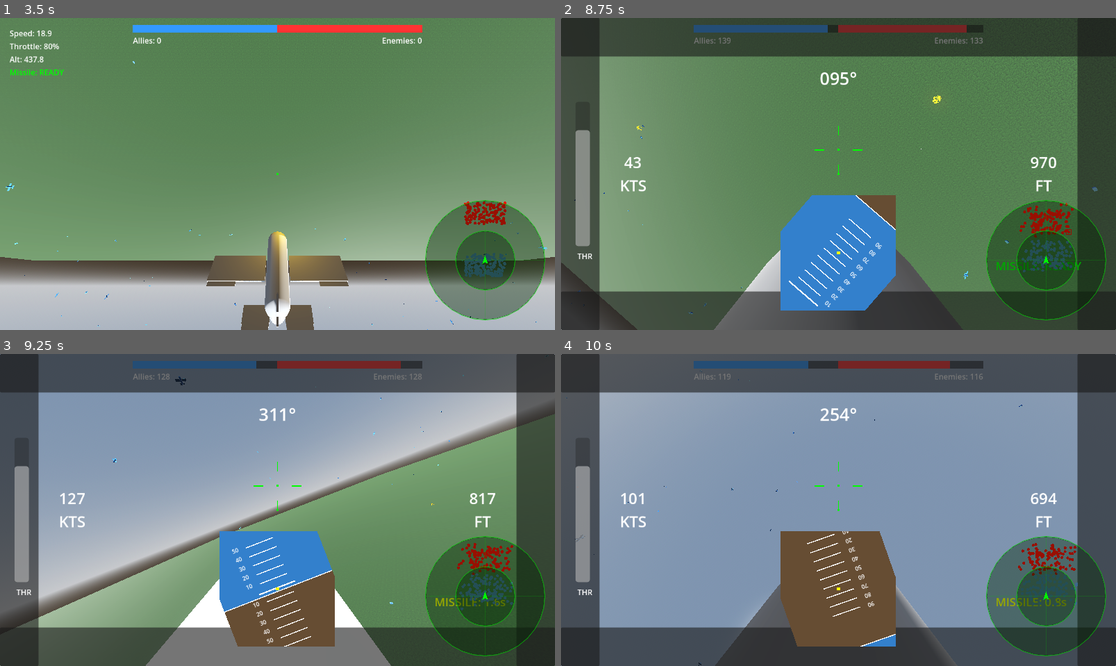
Above: before the commit, frames 1-4 (two rows, left to right).
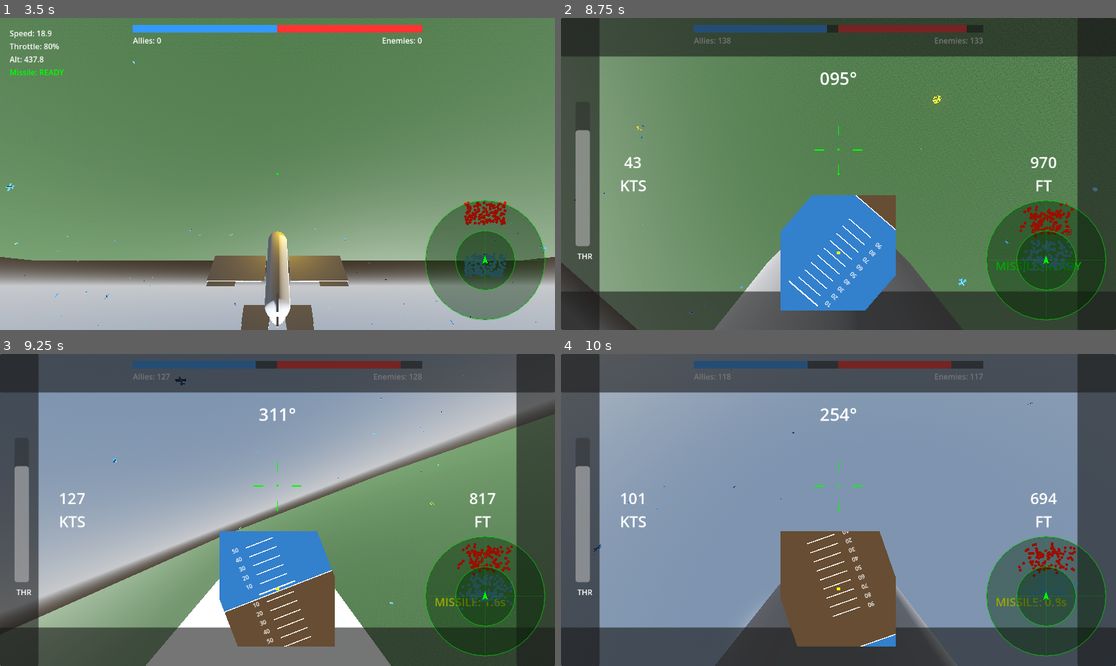
Above: after the commit, the same moments.

Repository: HDargo/flightDemo
Game: Godot game, scene res://Scenes/Levels/MainLevel.tscn
Two runs of this game, one before a commit and one after it. Both use one fixed random seed, a clock stepped at 60 frames per second and the inputs below.
Inputs (mouse positions are in pixels of both pictures, inside the frame that each line leads up to):
- Up to frame 1 (3.5 s): click "DEPLOY TO BATTLE" at 0.5 s; tap Enter at 1.25 s; move the mouse to (305, 174) at 1.27 s; hold Space (flight_fire_gun) 1.28-2.03 s; hold W (flight_pitch_up) from 1.28 s (still down); click (305, 174) at 1.42 s; move the mouse to (249, 174) at 2.02 s; tap F (flight_fire_missile) at 2.1 s; move the mouse to (288, 167) at 2.77 s; hold X from 2.78 s (still down)
- Up to frame 2 (8.75 s): move the mouse to (832, 180) at 3.52 s; release X at 3.53 s; tap one key every 0.75 s from 3.6 s: V T Y R 1 2 Space (flight_fire_gun); click (832, 180) at 3.67 s; move the mouse to (877, 177) at 4.27 s; move the mouse to (794, 170) at 5.02 s; move the mouse to (844, 174) at 5.77 s; click (844, 174) at 5.92 s; move the mouse to (816, 167) at 6.52 s; release W (flight_pitch_up) at 6.53 s; hold D (flight_roll_right) 6.53-7.28 s; move the mouse to (866, 174) at 7.27 s; hold W (flight_pitch_up) from 7.28 s (still down); move the mouse to (810, 174) at 8.02 s; click (810, 174) at 8.17 s
- Up to frame 3 (9.25 s): keep holding W (flight_pitch_up); move the mouse to (288, 503) at 8.77 s; hold F (flight_fire_missile) from 8.78 s (still down)
- Up to frame 4 (10 s): move the mouse to (832, 516) at 9.52 s; release W (flight_pitch_up) at 9.53 s; release F (flight_fire_missile) at 9.53 s; hold A (flight_roll_left) from 9.53 s (still down); tap X at 9.6 s

Frame 1 is identical in both runs. In frame 2, less than 0.1% of the frame differs, in the area x 3-97%, y 2-88%; in frame 3, less than 0.1%; in frame 4, 0.2%, in the area x 2-94%, y 2-100%.

Commit message:
문서 및 리소스 파일 삭제: 모듈화 통합 보고서, 비행 전투 게임 개발 지시사항, README.md 파일 제거 및 항공기 리소스 수정

Diff:
--- a/Resources/Aircraft/AHeavy.tres
+++ b/Resources/Aircraft/AHeavy.tres
@@ -9,7 +9,7 @@
 visual_scene = ExtResource("1_visual")
 base_color = Color(0.2, 0.3, 0.2, 1)
 max_speed = 45.0
-acceleration = 60.0
+acceleration = 80.0
 turn_speed = 1.5
 pitch_speed = 1.5
 roll_speed = 2.0
--- a/Resources/Aircraft/Titan.tres
+++ b/Resources/Aircraft/Titan.tres
@@ -9,7 +9,7 @@
 visual_scene = ExtResource("1_visual")
 base_color = Color(0.2, 0.2, 0.3, 1)
 max_speed = 40.0
-acceleration = 50.0
+acceleration = 70.0
 turn_speed = 1.2
 pitch_speed = 1.0
 roll_speed = 1.5
--- a/Scenes/Effects/EngineExhaust.tscn
+++ b/Scenes/Effects/EngineExhaust.tscn
@@ -33,14 +33,15 @@
 material = SubResource("StandardMaterial3D_fire")
 size = Vector2(0.4, 0.4)
 
-[node name="EngineExhaust" type="GPUParticles3D"]
+[node name="EngineExhaust" type="GPUParticles3D" unique_id=1371744033]
 amount = 40
 lifetime = 0.15
 local_coords = true
 process_material = SubResource("ParticleProcessMaterial_fire")
 draw_pass_1 = SubResource("QuadMesh_fire")
 
-[node name="OmniLight3D" type="OmniLight3D" parent="."]
+[node name="OmniLight3D" type="OmniLight3D" parent="." unique_id=1304022731]
+unique_name_in_owner = true
 light_color = Color(0.3, 0.6, 1, 1)
 light_energy = 2.0
 omni_range = 3.0
--- a/Scenes/Entities/Visuals/AttackerVisual.tscn
+++ b/Scenes/Entities/Visuals/AttackerVisual.tscn
@@ -1,15 +1,13 @@
-[gd_scene load_steps=8 format=3 uid="uid://attacker_visual"]
+[gd_scene format=3 uid="uid://7ve002020rsh"]
 
-[ext_resource type="Script" path="res://Scripts/Flight/AircraftVisual.gd" id="1_visual"]
+[sub_resource type="BoxMesh" id="BoxMesh_fuselage"]
+size = Vector3(0.8, 0.8, 4.5)
 
 [sub_resource type="StandardMaterial3D" id="StandardMaterial3D_green"]
 albedo_color = Color(0.2, 0.4, 0.2, 1)
 
-[sub_resource type="BoxMesh" id="BoxMesh_fuselage"]
-size = Vector3(0.8, 0.8, 4.5)
-
 [sub_resource type="BoxMesh" id="BoxMesh_wing"]
-size = Vector3(4.0, 0.15, 1.5)
+size = Vector3(4, 0.15, 1.5)
 
 [sub_resource type="BoxMesh" id="BoxMesh_control"]
 size = Vector3(1.8, 0.1, 0.5)
@@ -20,77 +18,66 @@
 [sub_resource type="BoxMesh" id="BoxMesh_tail_v"]
 size = Vector3(0.1, 1.2, 0.8)
 
-[node name="AttackerVisual" type="Node3D" node_paths=PackedStringArray("aileron_left", "aileron_right", "elevator_left", "elevator_right", "rudder", "fuselage_node", "left_wing_node", "right_wing_node", "horizontal_tail_node", "vertical_tail_node")])
-script = ExtResource("1_visual")
-aileron_left = NodePath("Wings/LeftWing/AileronL")
-aileron_right = NodePath("Wings/RightWing/AileronR")
-elevator_left = NodePath("Tail/Horizontal/ElevatorL")
-elevator_right = NodePath("Tail/Horizontal/ElevatorR")
-rudder = NodePath("Tail/Vertical/Rudder")
-fuselage_node = NodePath("Fuselage")
-left_wing_node = NodePath("Wings/LeftWing")
-right_wing_node = NodePath("Wings/RightWing")
-horizontal_tail_node = NodePath("Tail/Horizontal")
-vertical_tail_node = NodePath("Tail/Vertical/FinL")
+[node name="AttackerVisual" type="Node3D" unique_id=1184790822]
 
-[node name="Fuselage" type="MeshInstance3D" parent="."]
+[node name="Fuselage" type="MeshInstance3D" parent="." unique_id=572542543]
 mesh = SubResource("BoxMesh_fuselage")
 surface_material_override/0 = SubResource("StandardMaterial3D_green")
 
-[node name="Cockpit" type="MeshInstance3D" parent="Fuselage"]
+[node name="Cockpit" type="MeshInstance3D" parent="Fuselage" unique_id=1055046877]
 transform = Transform3D(0.5, 0, 0, 0, 0.4, 0, 0, 0, 0.8, 0, 0.5, -1.2)
 mesh = SubResource("BoxMesh_fuselage")
 
-[node name="Wings" type="Node3D" parent="."]
+[node name="Wings" type="Node3D" parent="." unique_id=958017128]
 transform = Transform3D(1, 0, 0, 0, 1, 0, 0, 0, 1, 0, -0.2, 0.2)
 
-[node name="LeftWing" type="MeshInstance3D" parent="Wings"]
+[node name="LeftWing" type="MeshInstance3D" parent="Wings" unique_id=128353759]
 transform = Transform3D(1, 0, 0, 0, 1, 0, 0, 0, 1, -2.4, 0, 0)
 mesh = SubResource("BoxMesh_wing")
 
-[node name="AileronL" type="MeshInstance3D" parent="Wings/LeftWing"]
+[node name="AileronL" type="MeshInstance3D" parent="Wings/LeftWing" unique_id=301081214]
 transform = Transform3D(1, 0, 0, 0, 1, 0, 0, 0, 1, -0.8, 0, 0.7)
 mesh = SubResource("BoxMesh_control")
 
-[node name="RightWing" type="MeshInstance3D" parent="Wings"]
+[node name="RightWing" type="MeshInstance3D" parent="Wings" unique_id=80777979]
 transform = Transform3D(1, 0, 0, 0, 1, 0, 0, 0, 1, 2.4, 0, 0)
 mesh = SubResource("BoxMesh_wing")
 
-[node name="AileronR" type="MeshInstance3D" parent="Wings/RightWing"]
+[node name="AileronR" type="MeshInstance3D" parent="Wings/RightWing" unique_id=1597266835]
 transform = Transform3D(1, 0, 0, 0, 1, 0, 0, 0, 1, 0.8, 0, 0.7)
 mesh = SubResource("BoxMesh_control")
 
-[node name="Tail" type="Node3D" parent="."]
-transform = Transform3D(1, 0, 0, 0, 1, 0, 0, 0, 1, 0, 0.3, 2.0)
+[node name="Tail" type="Node3D" parent="." unique_id=1709501166]
+transform = Transform3D(1, 0, 0, 0, 1, 0, 0, 0, 1, 0, 0.3, 2)
 
-[node name="Horizontal" type="Node3D" parent="Tail"]
+[node name="Horizontal" type="Node3D" parent="Tail" unique_id=1336832842]
 
-[node name="Left" type="MeshInstance3D" parent="Tail/Horizontal"]
-transform = Transform3D(1, 0, 0, 0, 1, 0, 0, 0, 1, -1.0, 0, 0)
+[node name="Left" type="MeshInstance3D" parent="Tail/Horizontal" unique_id=208418398]
+transform = Transform3D(1, 0, 0, 0, 1, 0, 0, 0, 1, -1, 0, 0)
 mesh = SubResource("BoxMesh_tail_h")
 
-[node name="ElevatorL" type="MeshInstance3D" parent="Tail/Horizontal/Left"]
+[node name="ElevatorL" type="MeshInstance3D" parent="Tail/Horizontal/Left" unique_id=1578915609]
 transform = Transform3D(0.8, 0, 0, 0, 1, 0, 0, 0, 1, 0, 0, 0.5)
 mesh = SubResource("BoxMesh_control")
 
-[node name="Right" type="MeshInstance3D" parent="Tail/Horizontal"]
-transform = Transform3D(1, 0, 0, 0, 1, 0, 0, 0, 1, 1.0, 0, 0)
+[node name="Right" type="MeshInstance3D" parent="Tail/Horizontal" unique_id=208166143]
+transform = Transform3D(1, 0, 0, 0, 1, 0, 0, 0, 1, 1, 0, 0)
 mesh = SubResource("BoxMesh_tail_h")
 
-[node name="ElevatorR" type="MeshInstance3D" parent="Tail/Horizontal/Right"]
+[node name="ElevatorR" type="MeshInstance3D" parent="Tail/Horizontal/Right" unique_id=1447291802]
 transform = Transform3D(0.8, 0, 0, 0, 1, 0, 0, 0, 1, 0, 0, 0.5)
 mesh = SubResource("BoxMesh_control")
 
-[node name="Vertical" type="Node3D" parent="Tail"]
+[node name="Vertical" type="Node3D" parent="Tail" unique_id=16911163]
 
-[node name="FinL" type="MeshInstance3D" parent="Tail/Vertical"]
+[node name="FinL" type="MeshInstance3D" parent="Tail/Vertical" unique_id=1717359375]
 transform = Transform3D(1, 0, 0, 0, 1, 0, 0, 0, 1, -0.8, 0.5, 0)
 mesh = SubResource("BoxMesh_tail_v")
 
-[node name="FinR" type="MeshInstance3D" parent="Tail/Vertical"]
+[node name="Rudder" type="MeshInstance3D" parent="Tail/Vertical/FinL" unique_id=567809972]
+transform = Transform3D(0.05, 0, 0, 0, 0.8, 0, 0, 0, 0.8, 0, 0, 0.5)
+mesh = SubResource("BoxMesh_control")
+
+[node name="FinR" type="MeshInstance3D" parent="Tail/Vertical" unique_id=1248997866]
 transform = Transform3D(1, 0, 0, 0, 1, 0, 0, 0, 1, 0.8, 0.5, 0)
 mesh = SubResource("BoxMesh_tail_v")
-
-[node name="Rudder" type="MeshInstance3D" parent="Tail/Vertical/FinL"]
-transform = Transform3D(0.05, 0, 0, 0, 0.8, 0, 0, 0, 0.8, 0, 0, 0.5)
-mesh = SubResource("BoxMesh_control")
--- a/project.godot
+++ b/project.godot
@@ -8,11 +8,15 @@
 
 config_version=5
 
+[animation]
+
+compatibility/default_parent_skeleton_in_mesh_instance_3d=true
+
 [application]
 
 config/name="FlightSim"
 run/main_scene="res://Scenes/Levels/MainLevel.tscn"
-config/features=PackedStringArray("4.5", "GL Compatibility")
+config/features=PackedStringArray("4.6", "GL Compatibility")
 config/icon="res://icon.svg"
 
 [display]
@@ -98,6 +102,7 @@
 [physics]
 
 common/max_physics_steps_per_frame=2
+3d/physics_engine="Jolt Physics"
 
 [rendering]
 
Not shown: 1 places in Resources/Aircraft/AHeavy.tres that only renumber resources
Not shown: 1 places in Resources/Aircraft/Titan.tres that only renumber resources
Not shown: 2 places in Scenes/Effects/EngineExhaust.tscn that only renumber resources
Not shown, removed: Documentation/README.md
Not shown, removed: Documentation/flight_combat_game_spec.md
Not shown, removed: Documentation/모듈화_통합_보고서.md
